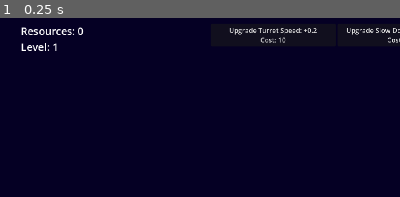
Above: before the commit, frame 1.
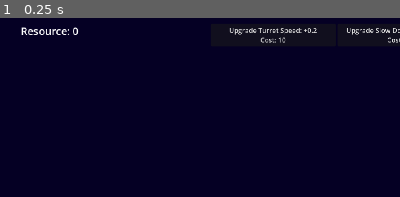
Above: after the commit, the same moment.

Repository: naeemR123/Learners-Game-Jam--2
Game: Godot game, scene res://Scenes/main.tscn
Two runs of this game, one before a commit and one after it. Both use one fixed random seed, a clock stepped at 60 frames per second and the inputs below.
Inputs:
- Up to frame 1 (0.25 s): no input
The pictures show only the part of the screen within x 0-50%, y 0-50%; the shares and areas given below are measured in that part.

The runs differ from the first frame. In frame 1, 0.3% of the frame differs, in the area x 5-21%, y 5-19%.

Commit message:
Added game over & retry mechanic

Diff:
--- a/Scenes/main.tscn
+++ b/Scenes/main.tscn
@@ -91,6 +91,48 @@
 - 10 -"
 horizontal_alignment = 1
 
+[node name="GameOverScreen" type="Control" parent="UI" unique_id=1149630224]
+process_mode = 2
+layout_mode = 3
+anchors_preset = 15
+anchor_right = 1.0
+anchor_bottom = 1.0
+grow_horizontal = 2
+grow_vertical = 2
+
+[node name="ColorRect" type="ColorRect" parent="UI/GameOverScreen" unique_id=435270478]
+layout_mode = 1
+anchors_preset = 15
+anchor_right = 1.0
+anchor_bottom = 1.0
+grow_horizontal = 2
+grow_vertical = 2
+color = Color(0.09803922, 0, 0.22352941, 0.63529414)
+
+[node name="VBoxContainer" type="VBoxContainer" parent="UI/GameOverScreen" unique_id=913743804]
+layout_mode = 1
+anchors_preset = 8
+anchor_left = 0.5
+anchor_top = 0.5
+anchor_right = 0.5
+anchor_bottom = 0.5
+offset_left = -78.0
+offset_top = -127.0
+offset_right = 78.0
+offset_bottom = 127.0
+grow_horizontal = 2
+grow_vertical = 2
+
+[node name="GameOverLabel" type="Label" parent="UI/GameOverScreen/VBoxContainer" unique_id=1325165462]
+layout_mode = 2
+size_flags_vertical = 6
+text = "PLANET DESTROYED"
+horizontal_alignment = 1
+
+[node name="RetryButton" type="Button" parent="UI/GameOverScreen/VBoxContainer" unique_id=357145147]
+layout_mode = 2
+text = "Try Again?"
+
 [connection signal="timeout" from="AsteroidSpawner/SpawnCooldown" to="AsteroidSpawner" method="_on_spawn_cooldown_timeout"]
 [connection signal="pressed" from="UI/HBoxContainer/TurretUpgrade" to="UI" method="_on_turret_upgrade_pressed"]
 [connection signal="pressed" from="UI/HBoxContainer/SlowDownUpgrade" to="UI" method="_on_slow_down_upgrade_pressed"]
--- a/Scripts/game_manager.gd
+++ b/Scripts/game_manager.gd
@@ -59,3 +59,18 @@
 	planet_destroyed = true
 	game_over.emit()
 	get_tree().paused = true
+
+
+# Reset function for "Try Again?" Button
+func game_reset():
+	resources = 0
+	turret_fire_rate = 2.0
+	turret_upgrade_cost = 10
+	turret_upgrade_level = 1
+	slow_down_amount = 0.75
+	tractor_upgrade_cost = 10
+	tractor_upgrade_level = 1
+
+	current_planet_defense = max_planet_defense
+	planet_destroyed = false
+	get_tree().paused = false
--- a/Scripts/ui.gd
+++ b/Scripts/ui.gd
@@ -3,17 +3,31 @@
 @onready var game := Game_Manager
 
 
-@onready var label: Label = $Stats
 @onready var turret_upgrade: Button = $HBoxContainer/TurretUpgrade
 @onready var slow_down_upgrade: Button = $HBoxContainer/SlowDownUpgrade
+
+@onready var label: Label = $Stats
 @onready var defense_label: Label = $PlanetDefense
+@onready var planet_defense: Label = $PlanetDefense
+
+@onready var game_over_screen: Control = $GameOverScreen
+@onready var retry_button: Button = $GameOverScreen/VBoxContainer/RetryButton
 
 
 func _ready() -> void:
 	game.resources_changed.connect(resource_label)
 	game.defense_changed.connect(update_defense_ui)
+	game.game_over.connect(game_over_event)
+
+	retry_button.pressed.connect(_on_retry_button_pressed)
+
+	game_over_screen.visible = false
+
 	turret_button_refresh(0.2 * game.turret_upgrade_level)
 	tractor_button_refresh()
+	update_ui()
+	update_defense_ui()
+
 
 func resource_label():
 	update_ui()
@@ -31,6 +45,7 @@
 
 		game.turret_upgrade_cost = int(10 * pow(1.15,game.turret_upgrade_level))
 		turret_button_refresh(upgrade_amount)
+
 
 func turret_button_refresh(speed_amount):
 	turret_upgrade.text = "Upgrade Turret Speed: +" + str(speed_amount) + "\nCost: " + str(game.turret_upgrade_cost)
@@ -76,6 +91,15 @@
 		tractor_button_refresh()
 
 
-
 func tractor_button_refresh():
 	slow_down_upgrade.text =  "Upgrade Slow Down Speed: +" + str(0.05 * game.tractor_upgrade_level) + "\nCost: " + str(game.tractor_upgrade_cost)
+
+
+func _on_retry_button_pressed():
+	game.game_reset()
+	# Reload the current active scene to wipe existing asteroids/resources from the field
+	get_tree().reload_current_scene()
+
+
+func game_over_event():
+	game_over_screen.visible = true
